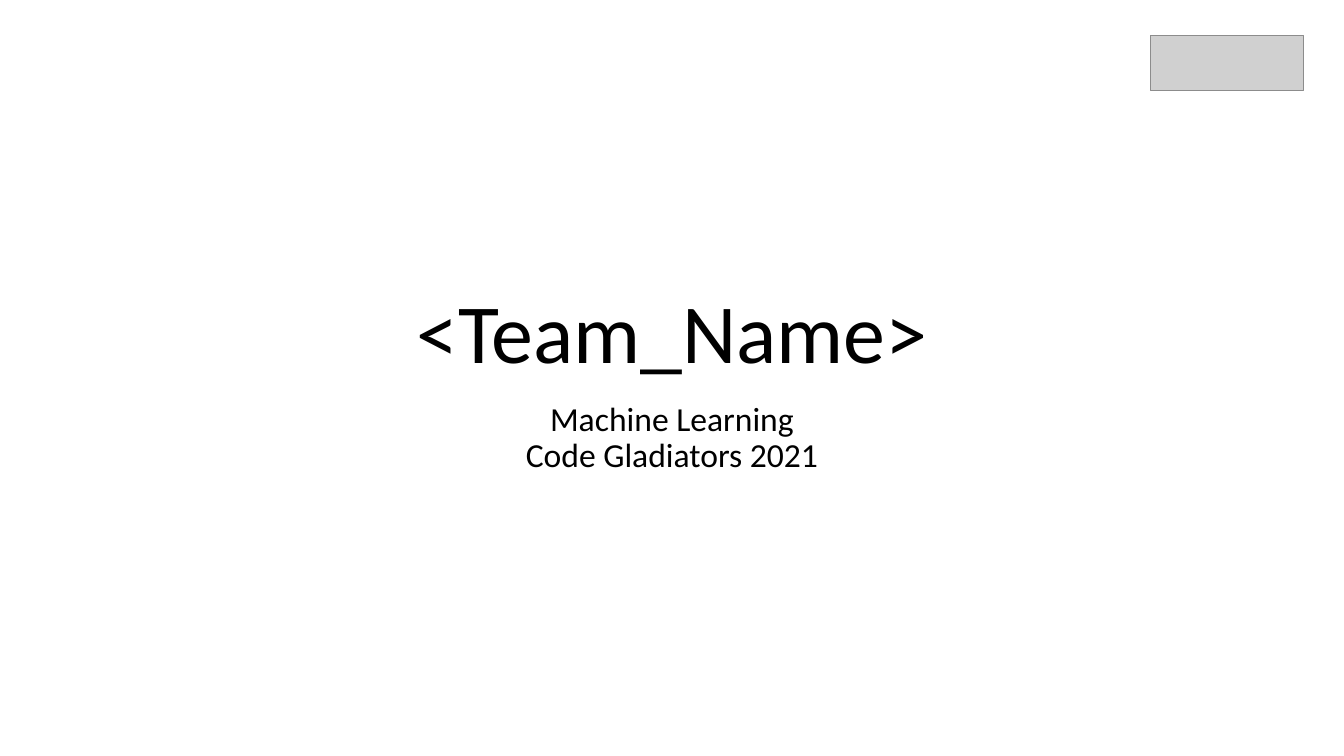
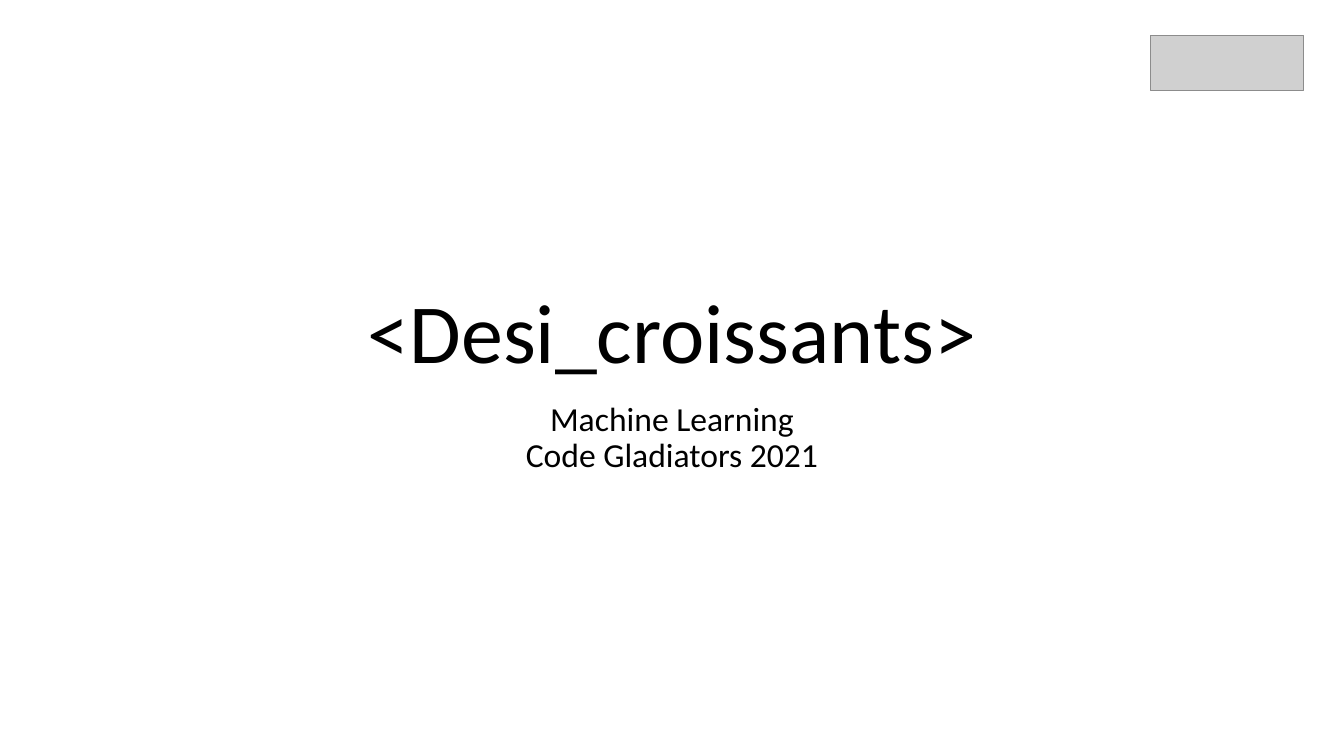
Before and after one commit to Prajit-Rajendran/Coding_competitions, a slide deck: slide 1 of Times Internet Conversion Fraud in Digital Ads ML Challenge/Sample_Submission_CG21_hackathon.pptx. Drawn at 1344x756 pixels with LibreOffice and Linux fonts; fonts in the diff are those of the drawing; grey boxes stand for pictures. Boxes give left, top, right and bottom in pixels: in the first picture for what was removed or moved away, otherwise in the second. Text is boxed around its words. In the diff, an @@ line names an element or a change of style, - is before the commit and + after.

Commit message:
Solution + presentation

```diff
--- a/Times Internet Conversion Fraud in Digital Ads ML Challenge/Sample_Submission_CG21_hackathon.pptx
+++ b/Times Internet Conversion Fraud in Digital Ads ML Challenge/Sample_Submission_CG21_hackathon.pptx
@@ title at (368, 305, 976, 375): text changed @@
-<Team_Name>
+<Desi_croissants>
```
Also in this commit, not shown: 3 other files.
